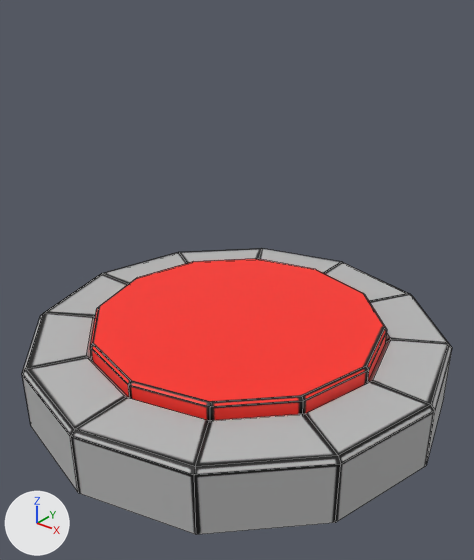
Renders of the FBX model Projekt/AM_Checkpoint.fbx from each side of a commit.
One viewpoint serves both versions: a camera (50 mm lens) standing at (1.712, -2.144, 1.881) and looking at (0.065, -0.085, 0.604). The axes (+X, +Y, +Z) are drawn at lower left. The lights are the same throughout. Mesh edges are drawn as thin lines. Where no turn or scale is listed for an object, it has been applied to the vertices.

Names of what the first picture shows: 'Checkpoint_Hülle', 'Checkpoint_Knopf'.
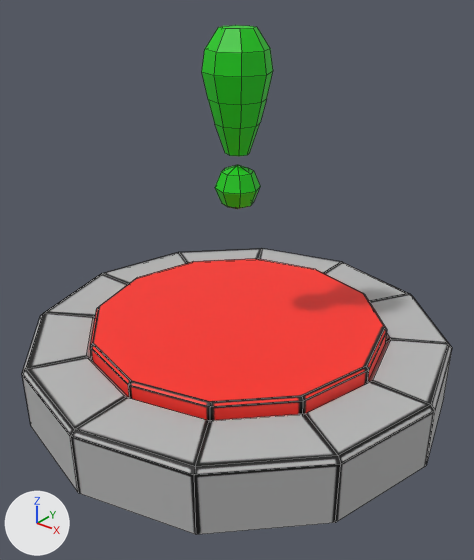
Where the newer file only moved an object's origin or applied its transform, the numbers keep the older frame.

Boxes [x1, y1, x2, y2] around the edits, measured in the pictures (474 x 560 px):
'Checkpoint_Ausrufezeichen', added (green): after [202, 25, 273, 209]

What the commit changed:
Picture 'T_Checkpoint_Ausrufezeichen.png' (img_t_checkpoint_ausrufezeichen_png) is new.
Material 'M_Checkpoint_Ausrufezeichen' (mat_m_checkpoint_ausrufezeichen) is new.
Its texture is img_t_checkpoint_ausrufezeichen_png.
Mesh me_cylinder_002 is new.
It has 74 vertices, 74 faces and spans x -0.144..0.144, y -0.144..0.144, z 0.9..1.65.
It uses material mat_m_checkpoint_ausrufezeichen (picture img_t_checkpoint_ausrufezeichen_png).
Object 'Checkpoint_Ausrufezeichen' (ob_checkpoint_ausrufezeichen) is new; it shows me_cylinder_002.
Its location is (0.0, 0.0, 0.0).
